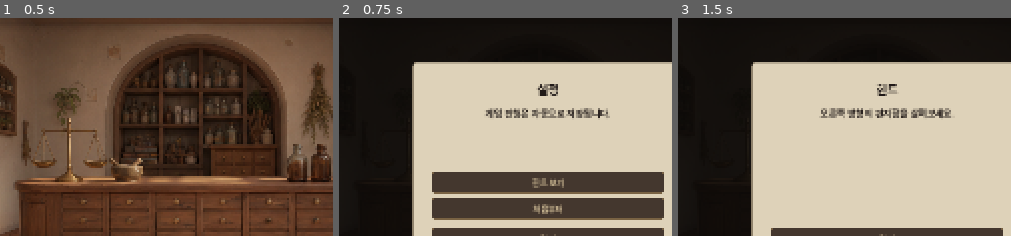
Above: before the commit, frames 1-3 (left to right).
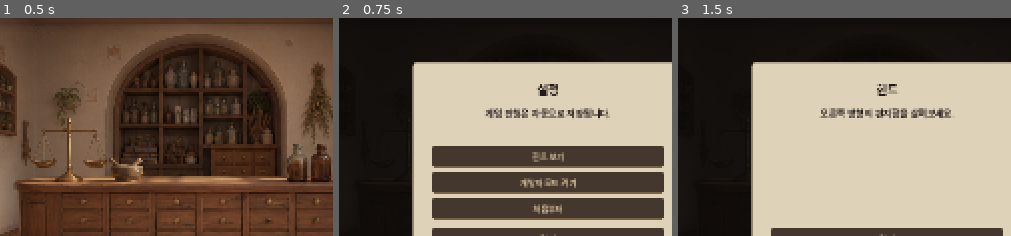
Above: after the commit, the same moments.

Repository: eunseo1120-creator/Mindpharmacy
Game: Godot game, scene res://scenes/main.tscn
Same seed, same stepped clock (60 frames per second), same inputs: the game is played once before the commit and once after it.
Inputs:
- Up to frame 1 (0.5 s): no input
- Up to frame 2 (0.75 s): click "⚙" at 0.5 s
- Up to frame 3 (1.5 s): click "힌트 보기" at 1.25 s
The pictures show only the part of the screen within x 28-78%, y 17-67%; the shares and areas given below are measured in that part.

Frame 1 is identical in both runs. In frame 2, 7.5% of the frame differs, in the area x 27-98%, y 58-78%; in frame 3, nothing differs.

Commit message:
Add developer mode controls

Diff:
--- a/scripts/game.gd
+++ b/scripts/game.gd
@@ -17,6 +17,7 @@
 var selected_item := ""
 var flags: Dictionary = {}
 var phone_input := ""
+var developer_mode := false
 
 var room_art: Control
 var hotspot_layer: Control
@@ -40,6 +41,7 @@
 		direction_index = int(saved.get("direction_index", 0))
 		inventory.assign(saved.get("inventory", []))
 		flags = saved.get("flags", {})
+		developer_mode = bool(saved.get("developer_mode", false))
 		_set_status("저장된 기억에서 이어갑니다.")
 	else:
 		_set_status("빛나는 편지함을 눌러 보세요.")
@@ -864,14 +866,113 @@
 
 
 func _open_settings() -> void:
+	var actions: Array = [
+		{"label": "힌트 보기", "callback": _show_hint},
+		{
+			"label": "개발자 모드 끄기" if developer_mode else "개발자 모드 켜기",
+			"callback": _toggle_developer_mode
+		}
+	]
+	if developer_mode:
+		actions.append({"label": "개발자 메뉴", "callback": _open_developer_menu})
+	actions.append({"label": "처음부터", "callback": _confirm_reset})
+	var developer_status := "\n\n[color=#8b5d35]개발자 모드가 켜져 있습니다.[/color]" if developer_mode else ""
 	_show_modal(
 		"설정",
-		"[center]게임 진행은 자동으로 저장됩니다.[/center]",
+		"[center]게임 진행은 자동으로 저장됩니다." + developer_status + "[/center]",
+		actions
+	)
+
+
+func _toggle_developer_mode() -> void:
+	developer_mode = not developer_mode
+	_save()
+	_open_settings()
+
+
+func _open_developer_menu() -> void:
+	if not developer_mode:
+		_open_settings()
+		return
+	_show_modal(
+		"개발자 메뉴",
+		"[center]장면 이동과 퍼즐 상태를 빠르게 테스트합니다.\n테스트 변경 사항도 자동 저장됩니다.[/center]",
 		[
-			{"label": "힌트 보기", "callback": _show_hint},
-			{"label": "처음부터", "callback": _confirm_reset}
+			{"label": "현재 챕터 퍼즐 준비 완료", "callback": _developer_solve_current},
+			{"label": "약방으로 이동", "callback": _developer_jump.bind("pharmacy")},
+			{"label": "유년기로 이동", "callback": _developer_jump.bind("childhood")},
+			{"label": "청소년기로 이동", "callback": _developer_jump.bind("school")},
+			{"label": "성년기로 이동", "callback": _developer_jump.bind("adult")},
+			{"label": "진실의 방으로 이동", "callback": _developer_jump.bind("truth")}
 		]
 	)
+
+
+func _developer_jump(place: String) -> void:
+	if not developer_mode or not place in ["pharmacy", "childhood", "school", "adult", "truth"]:
+		return
+	_close_modal()
+	current_place = place
+	direction_index = 0
+	selected_item = ""
+	_set_status("[개발자] " + _direction_name())
+	_render()
+
+
+func _developer_solve_current() -> void:
+	if not developer_mode:
+		return
+	match current_place:
+		"pharmacy":
+			_add_item("courage_vial")
+			_add_item("will_vial")
+			_add_item("self_trust_vial")
+			flags["medicine_brewed"] = true
+			flags["school_medicine_brewed"] = true
+			flags["adult_medicine_brewed"] = true
+			flags["chapter_returned"] = false
+		"childhood":
+			flags.merge({
+				"bear_repaired": true,
+				"storybook_page_1_found": true,
+				"train_repaired": true,
+				"storybook_completed": true,
+				"phone_code_entered": true,
+				"courage_obtained": true
+			}, true)
+			_add_item("courage")
+			_add_item("door_key")
+		"school":
+			flags.merge({
+				"desk_read": true,
+				"locker_open": true,
+				"shoe_repaired": true,
+				"attendance_read": true,
+				"blackboard_solved": true,
+				"whispers_quiet": true
+			}, true)
+			_add_item("will")
+			_add_item("school_key")
+		"adult":
+			flags.merge({
+				"power_off": true,
+				"stars_read": true,
+				"dream_note_read": true,
+				"phone_unlocked": true,
+				"plant_watered": true
+			}, true)
+			_add_item("phone")
+			_add_item("self_trust")
+			_add_item("adult_key")
+		"truth":
+			flags["mirror_seen"] = true
+			flags["records_seen"] = true
+			_add_item("courage_vial")
+			_add_item("will_vial")
+			_add_item("self_trust_vial")
+	_close_modal()
+	_set_status("[개발자] 현재 챕터의 마지막 상호작용을 테스트할 수 있습니다.")
+	_render()
 
 
 func _confirm_reset() -> void:
@@ -915,7 +1016,8 @@
 		"current_place": current_place,
 		"direction_index": direction_index,
 		"inventory": inventory,
-		"flags": flags
+		"flags": flags,
+		"developer_mode": developer_mode
 	})
 
 
--- a/tests/smoke_test.gd
+++ b/tests/smoke_test.gd
@@ -103,6 +103,20 @@
 	game._use_final_door()
 	_expect(game.flags.get("ending_complete", false), "현실의 문을 열고 엔딩에 도달한다")
 
+	game._toggle_developer_mode()
+	_expect(game.developer_mode, "설정에서 개발자 모드를 켠다")
+	game._developer_jump("school")
+	_expect(game.current_place == "school", "개발자 메뉴에서 원하는 챕터로 이동한다")
+	game._developer_solve_current()
+	_expect(
+		game.flags.get("blackboard_solved", false)
+		and game.flags.get("whispers_quiet", false)
+		and game.inventory.has("school_key"),
+		"개발자 메뉴에서 현재 챕터를 마지막 상호작용 직전으로 준비한다"
+	)
+	game._toggle_developer_mode()
+	_expect(not game.developer_mode, "개발자 모드를 다시 끈다")
+
 	if failures == 0:
 		print("마음 약방 전체 챕터 스모크 테스트 통과")
 		quit(0)
